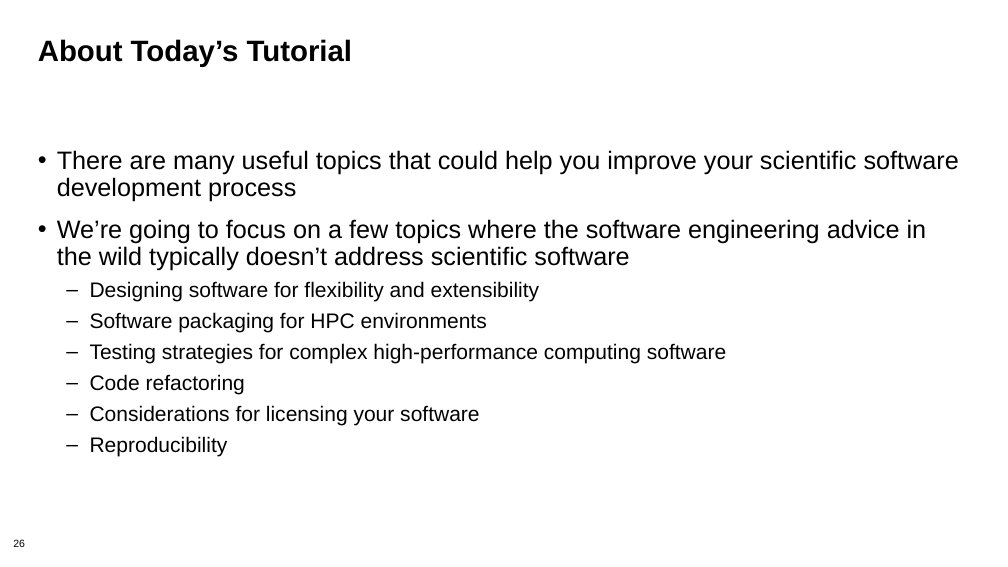
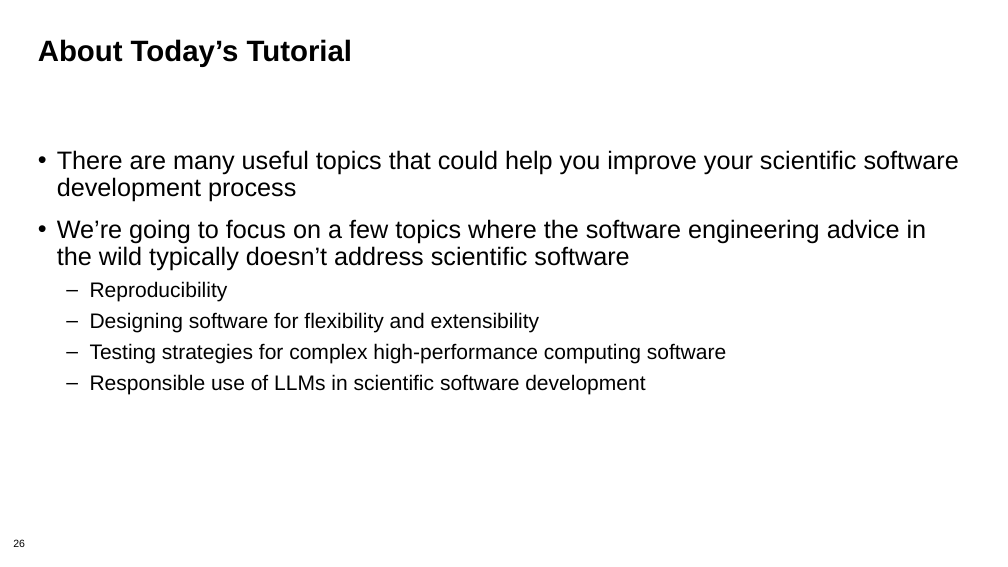
Before and after one commit to bssw-tutorial/presentations, a slide deck: slide 26 of overview.pptx. Drawn at 1008x567 pixels with LibreOffice and Linux fonts; fonts in the diff are those of the drawing. Boxes give left, top, right and bottom in pixels: in the first picture for what was removed or moved away, otherwise in the second. Text is boxed around its words. In the diff, an @@ line names an element or a change of style, - is before the commit and + after.

```diff
--- a/overview.pptx
+++ b/overview.pptx
@@ text at [90, 281, 228, 301]: paragraph added @@
+  – Reproducibility
@@ text at [90, 312, 487, 333]: paragraph removed @@
-  – Software packaging for HPC environments
@@ text at [90, 374, 645, 395]: text changed @@
-  – Code refactoring
-  – Considerations for licensing your software
-  – Reproducibility
+  – Responsible use of LLMs in scientific software development
```
Also in this commit, not shown: 2 other slides changed, 1 other file.
